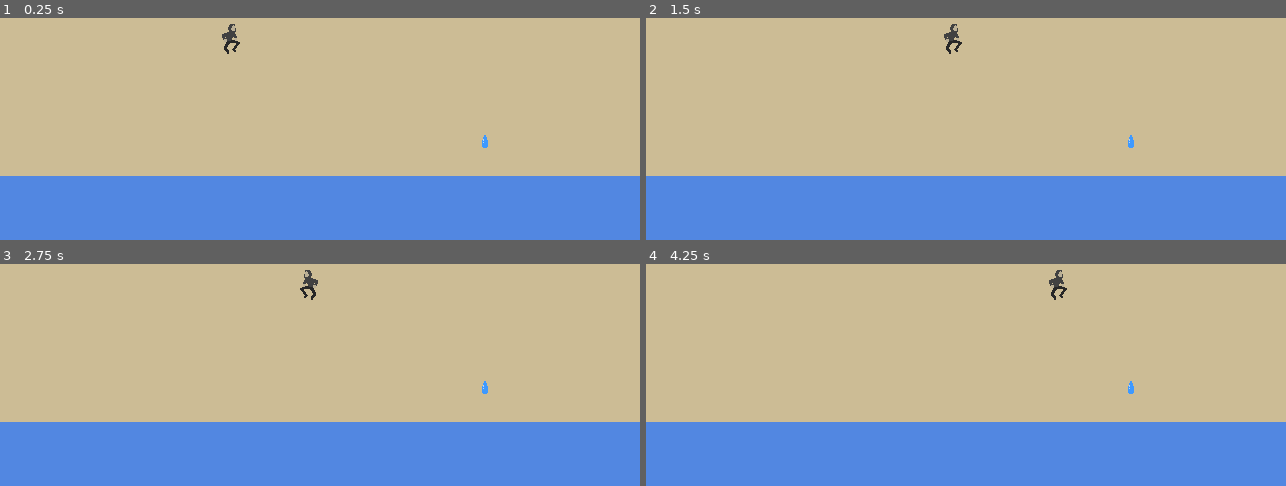
Above: before the commit, frames 1-4 (two rows, left to right).
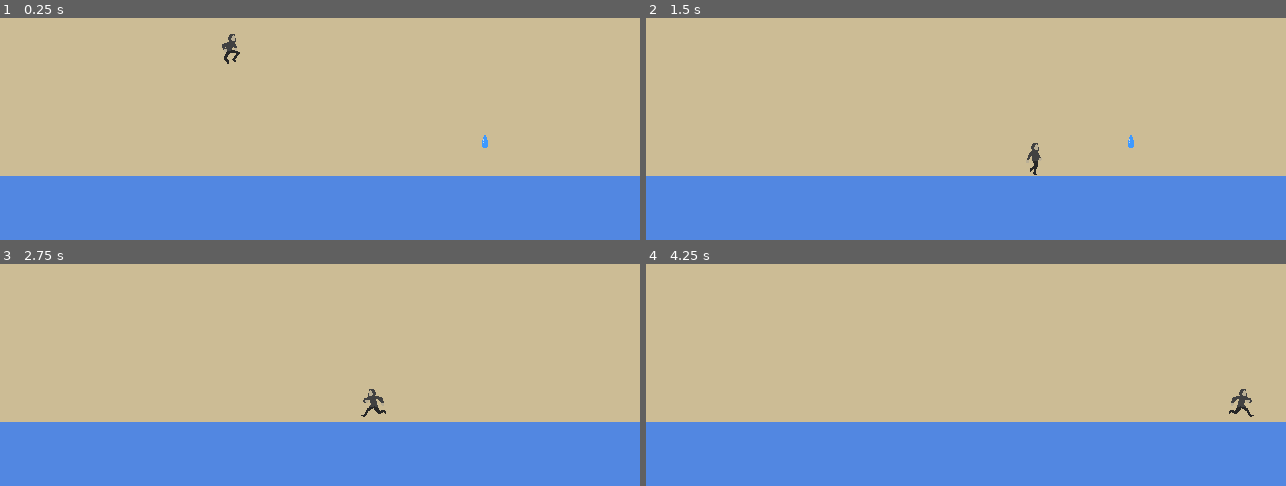
Above: after the commit, the same moments.

Repository: Aterlone/MasseyGameJam
Game: Godot game, scene res://main.tscn
Same seed, same stepped clock (60 frames per second), same inputs: the game is played once before the commit and once after it.
Inputs:
- Up to frame 1 (0.25 s): no input
- Up to frame 2 (1.5 s): hold Right (ui_right) from 0.53 s (still down); tap Up (ui_up) at 0.77 s
- Up to frame 3 (2.75 s): tap Up (ui_up) at 1.52 s; release Right (ui_right) at 2.03 s; hold Left (ui_left) from 2.03 s (still down)
- Up to frame 4 (4.25 s): release Left (ui_left) at 2.78 s; hold Right (ui_right) from 2.78 s (still down); tap Up (ui_up) at 3.02, 3.77 s

The runs differ from the first frame. In frame 1, 0.2% of the frame differs, in the area x 34-38%, y 2-21%; in frame 2, 0.3%; in frame 3, 0.4%, in the area x 46-77%, y 2-69%; in frame 4, 0.4%.

Commit message:
tweaked player movement

Diff:
--- a/player/player.gd
+++ b/player/player.gd
@@ -17,20 +17,20 @@
 
 var impulse = Vector2.ZERO # used to apply a force alongside velocity such as wall jump
 
-@export var GRAVITY = 60000
-@export var jump_height = -3000000
+@export var GRAVITY = 300
+@export var jump_height = -8000
 var gravity_jump_quotient = 0.75 # how much gravity is lessened by when jumping
 
-@export var run_speed_max = 5000
-@export var run_accel = 1000
+@export var run_speed_max = 10000
+@export var run_accel = 5000
 var crouch_friction = 0.3  # rate of slow down when crouched and moving in x
 
 var wall_jump_speed_x = run_speed_max * 2
 var wall_jump_speed_y = jump_height * 0.75
 var wall_jump_friction = 0.4
 
-var terminal_speed_x = 5800
-var terminal_speed_y = 3-0000000
+var terminal_speed_x = 5800000
+var terminal_speed_y = 3000000000
 
 var flag_pole = false # in flag pole mode
 var flag_pole_node = null
